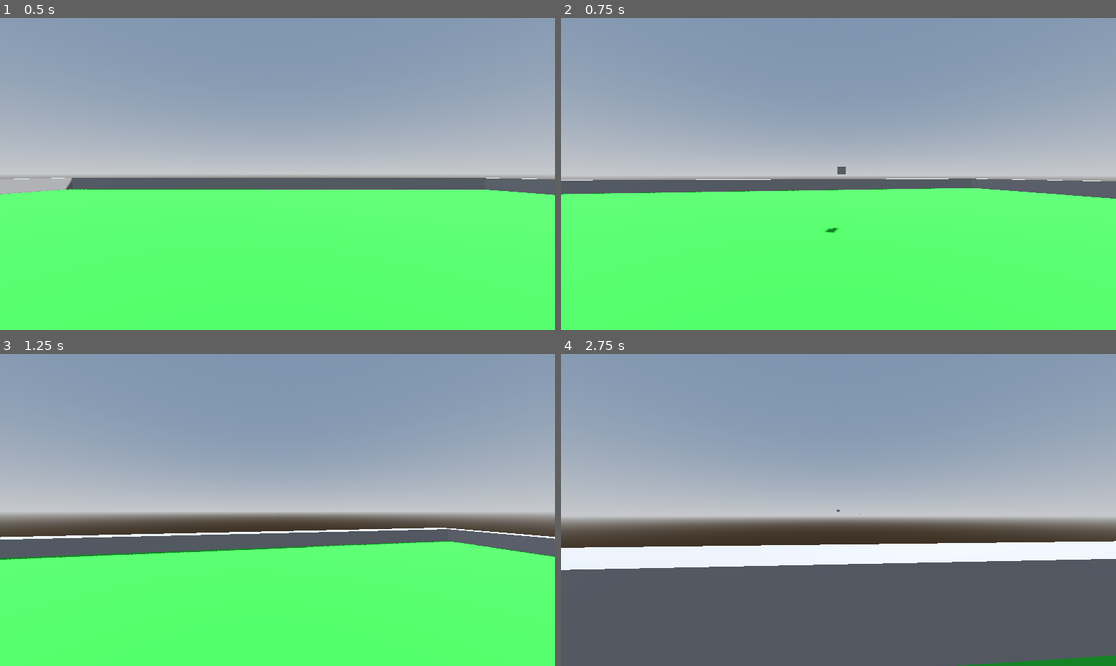
Above: before the commit, frames 1-4 (two rows, left to right).
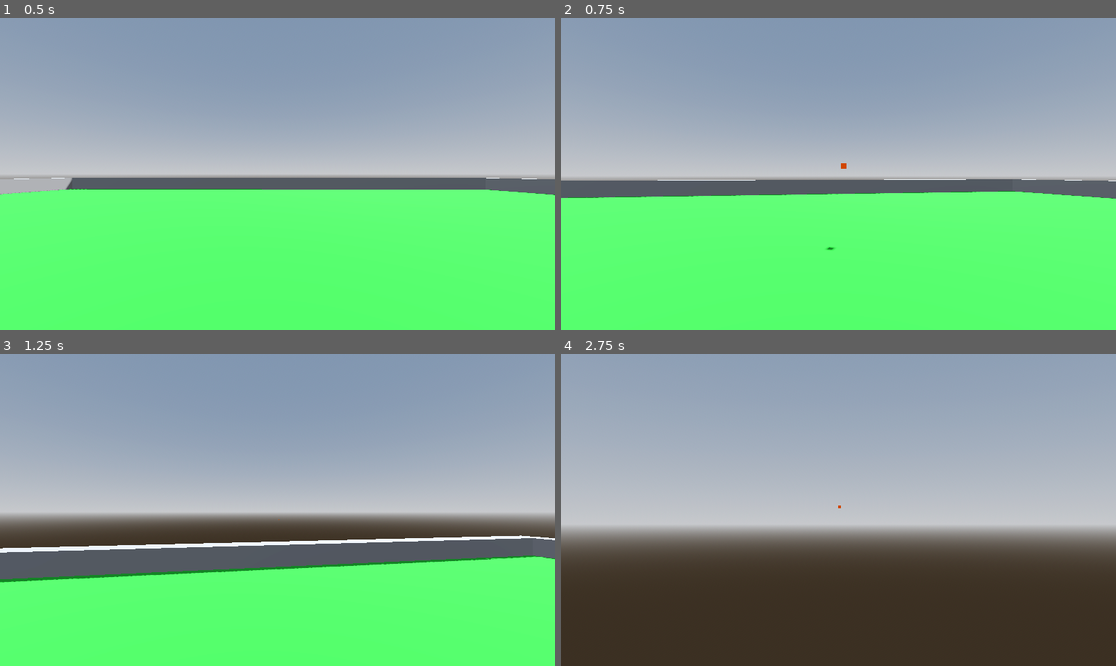
Above: after the commit, the same moments.

Repository: hrong1/Split-3
Game: Godot game, scene res://Scenes/World.tscn
The game is run twice, just before and just after one commit, with the same random seed, the same clock (stepped at 60 frames per second) and the same inputs.
Inputs (mouse positions are in pixels of both pictures, inside the frame that each line leads up to):
- Up to frame 1 (0.5 s): no input
- Up to frame 2 (0.75 s): tap Enter at 0.5 s; move the mouse to (866, 174) at 0.52 s; hold W (up) from 0.53 s (still down); hold Shift (sprint) from 0.53 s (still down); click (866, 174) at 0.6 s
- Up to frame 3 (1.25 s): keep holding W (up); keep holding Shift (sprint); tap Space (jump) at 0.77 s
- Up to frame 4 (2.75 s): keep holding W (up); move the mouse to (810, 510) at 1.27 s; release Shift (sprint) at 1.28 s; tap Shift (sprint) at 1.35 s; tap Space (jump) at 1.52 s; right-click (810, 510) at 1.55 s; move the mouse to (849, 503) at 2.02 s; hold Right mouse button (zoom_in, bound only after the commit) from 2.03 s (still down); click (849, 503) at 2.3 s

Frame 1 is identical in both runs. In frame 2, 1.5% of the frame differs, in the area x 0-100%, y 46-75%; in frame 3, 11%; in frame 4, 48%, in the area x 0-100%, y 48-100%.

Commit message:
camera move in sprintand right click

Diff:
--- a/godot projects/Scenes/bullet.tscn
+++ b/godot projects/Scenes/bullet.tscn
@@ -1,8 +1,15 @@
-[gd_scene load_steps=4 format=3 uid="uid://bdrdd42w5a5ss"]
+[gd_scene load_steps=5 format=3 uid="uid://bdrdd42w5a5ss"]
 
 [ext_resource type="Script" path="res://Scripts/Bullet.gd" id="1_xjngy"]
 
-[sub_resource type="BoxMesh" id="BoxMesh_wl7nd"]
+[sub_resource type="BoxMesh" id="BoxMesh_cichg"]
+lightmap_size_hint = Vector2i(14, 21)
+
+[sub_resource type="ORMMaterial3D" id="ORMMaterial3D_x36ex"]
+shading_mode = 0
+albedo_color = Color(0.691305, 0.226165, 0, 1)
+grow_amount = 0.1
+distance_fade_max_distance = 0.0
 
 [sub_resource type="BoxShape3D" id="BoxShape3D_120hr"]
 
@@ -10,9 +17,11 @@
 script = ExtResource("1_xjngy")
 
 [node name="MeshInstance3D" type="MeshInstance3D" parent="."]
-transform = Transform3D(0.2, 0, -3.04919e-24, -3.04919e-24, -8.74228e-09, -0.2, 0, 0.2, -8.74228e-09, 0, 0, 0)
-mesh = SubResource("BoxMesh_wl7nd")
+transform = Transform3D(0.1, 0, 0, 0, 0.1, 0, 0, 0, 0.1, 0, 0, 0)
+mesh = SubResource("BoxMesh_cichg")
+surface_material_override/0 = SubResource("ORMMaterial3D_x36ex")
 
 [node name="CollisionShape3D" type="CollisionShape3D" parent="."]
-transform = Transform3D(0.2, 0, -3.04919e-24, -3.04919e-24, -8.74228e-09, -0.2, 0, 0.2, -8.74228e-09, 0, 0, 0)
+transform = Transform3D(0.1, 0, 0, 0, 0.1, 0, 0, 0, 0.1, 0, 0, 0)
+visibility_parent = NodePath("../MeshInstance3D")
 shape = SubResource("BoxShape3D_120hr")
--- a/godot projects/Scripts/Player.gd
+++ b/godot projects/Scripts/Player.gd
@@ -3,7 +3,7 @@
 
 var speed
 const WALK_SPEED = 5.0
-const SPRINT_SPEED = 8.0
+const SPRINT_SPEED = 10.0
 const JUMP_VELOCITY = 4.5
 const SENSITIVITY = .003
 
@@ -41,18 +41,22 @@
 		velocity.y -= gravity * delta
 
 	if Input.is_action_just_pressed("shoot"):
-		var bullet = bullet.instantiate()
-		bullet.position = camera.global_position
-		bullet.transform.basis = camera.global_transform.basis
-		get_parent().add_child(bullet)
+		var b = bullet.instantiate()
+		b.position = camera.global_position
+		b.transform.basis = camera.global_transform.basis
+		get_parent().add_child(b)
+	if Input.is_action_pressed("zoom_in"):
+		camera.fov = lerp(camera.fov, 0.1, delta * 10.0)
 	# Handle jump.
 	if Input.is_action_just_pressed("jump") and is_on_floor():
 		velocity.y = JUMP_VELOCITY
 
 	# handle sprint
 	if Input.is_action_pressed("sprint"):
+		camera.fov = lerp(camera.fov, 50.0, delta * 8.0)
 		speed = SPRINT_SPEED
 	else:
+
 		speed = WALK_SPEED
 
 	# Get the input direction and handle the movement/deceleration.
--- a/godot projects/project.godot
+++ b/godot projects/project.godot
@@ -14,6 +14,10 @@
 run/main_scene="res://Scenes/World.tscn"
 config/features=PackedStringArray("4.2", "Forward Plus")
 config/icon="res://icon.svg"
+
+[filesystem]
+
+import/fbx/enabled=false
 
 [input]
 
@@ -52,3 +56,8 @@
 "events": [Object(InputEventMouseButton,"resource_local_to_scene":false,"resource_name":"","device":-1,"window_id":0,"a …(253 unchanged characters)…
 ]
 }
+zoom_in={
+"deadzone": 0.5,
+"events": [Object(InputEventMouseButton,"resource_local_to_scene":false,"resource_name":"","device":-1,"window_id":0,"alt_pressed":false,"shift_pressed":false,"ctrl_pressed":false,"meta_pressed":false,"button_mask":0,"position":Vector2(0, 0),"global_position":Vector2(0, 0),"factor":1.0,"button_index":2,"canceled":false,"pressed":false,"double_click":false,"script":null)
+]
+}
